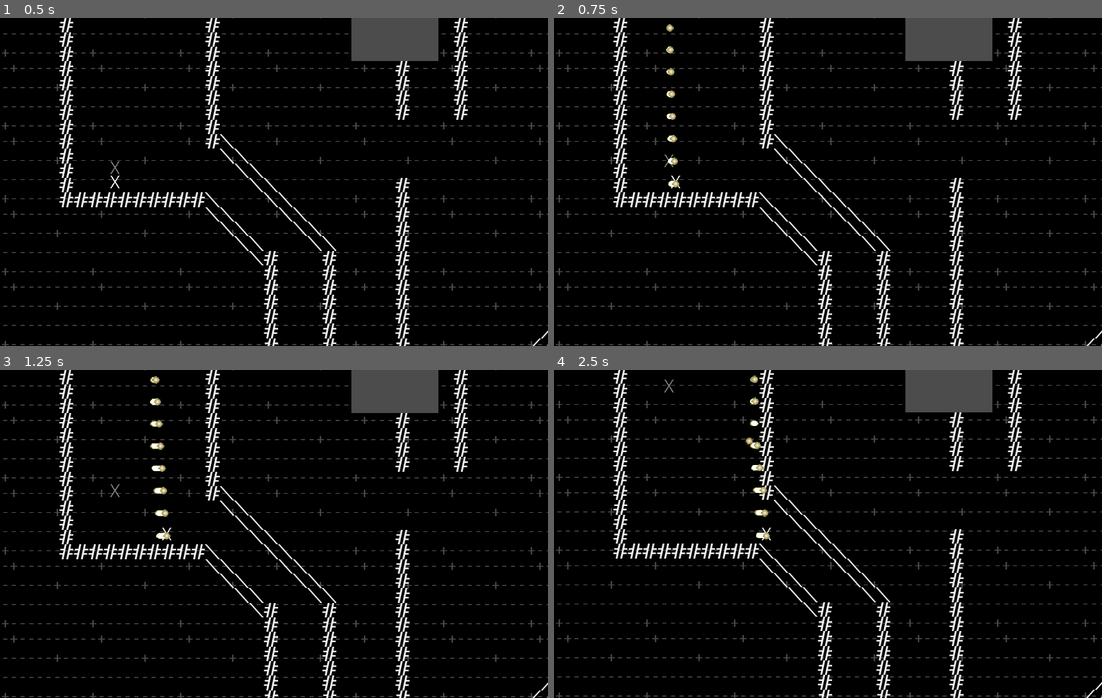
Above: before the commit, frames 1-4 (two rows, left to right).
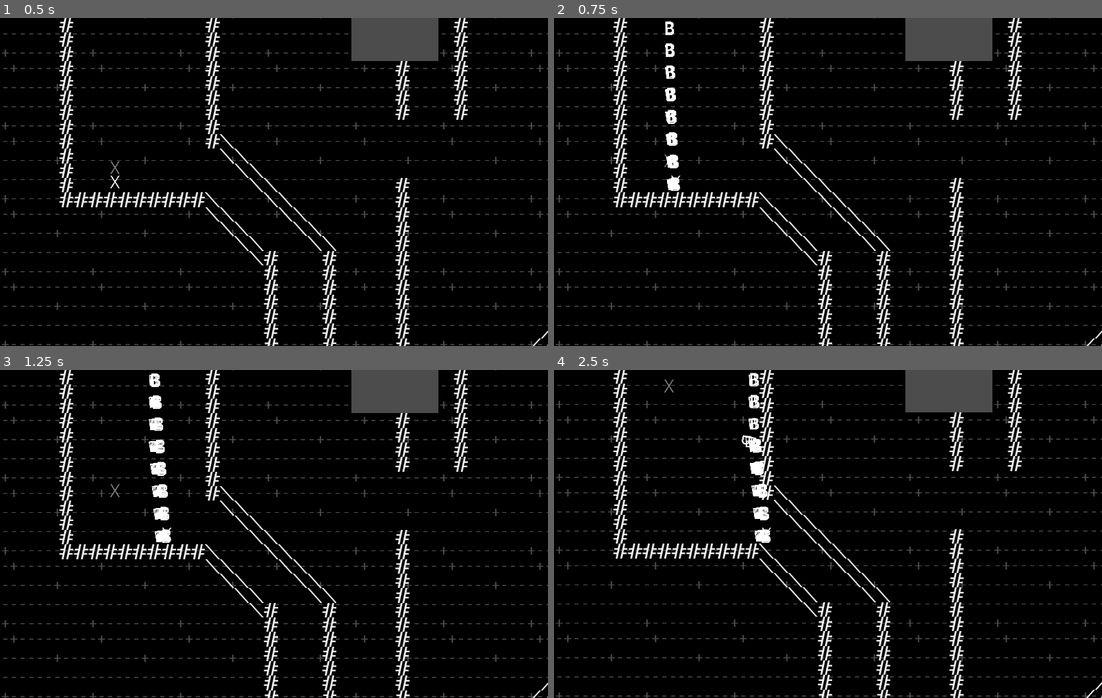
Above: after the commit, the same moments.

Repository: INeedAUniqueUsername/CaveX
Game: Godot game, scene res://stage.tscn
Same seed, same stepped clock (60 frames per second), same inputs: the game is played once before the commit and once after it.
Inputs:
- Up to frame 1 (0.5 s): no input
- Up to frame 2 (0.75 s): hold Right (ui_right) from 0.53 s (still down); hold Space (shoot) from 0.53 s (still down)
- Up to frame 3 (1.25 s): keep holding Right (ui_right); keep holding Space (shoot)
- Up to frame 4 (2.5 s): release Right (ui_right) at 1.28 s; release Space (shoot) at 1.28 s; hold Down (ui_down) 1.28-2.03 s; tap Space (shoot) at 1.35 s; tap Enter at 2 s; hold Right (ui_right) from 2.03 s (still down); hold Space (shoot) from 2.03 s (still down)

Frame 1 is identical in both runs. In frame 2, 0.6% of the frame differs, in the area x 20-23%, y 1-53%; in frame 3, 0.7%, in the area x 27-32%, y 1-53%; in frame 4, 0.7%.

Commit message:
Bullet work

Diff:
--- a/bullet.gd
+++ b/bullet.gd
@@ -2,7 +2,6 @@
 
 # Member variables
 var disabled = false
-
 
 func disable():
 	if disabled:
@@ -10,6 +9,5 @@
 	$anim.play("shutdown")
 	disabled = true
 
-
 func _ready():
 	$Timer.start()
--- a/bullet.tscn
+++ b/bullet.tscn
@@ -60,7 +60,7 @@
 }
 
 [node name="bullet" type="RigidBody2D"]
-continuous_cd = 2
+collision_layer = 2
 script = ExtResource( 1 )
 
 [node name="Particles2D" type="Particles2D" parent="."]
Binary file changed: bullet.png
